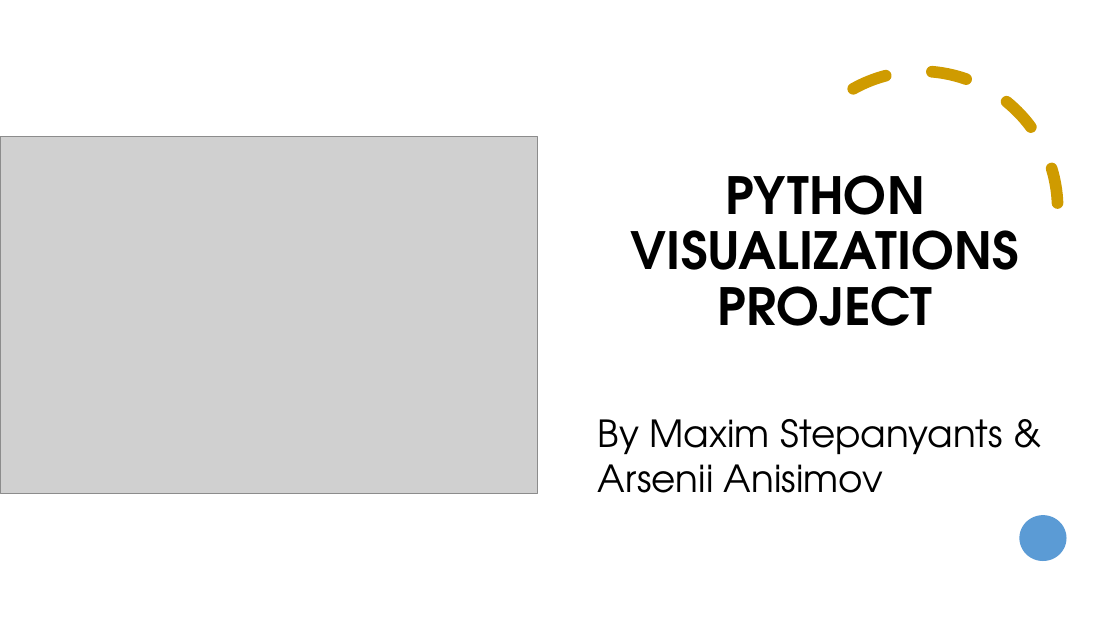
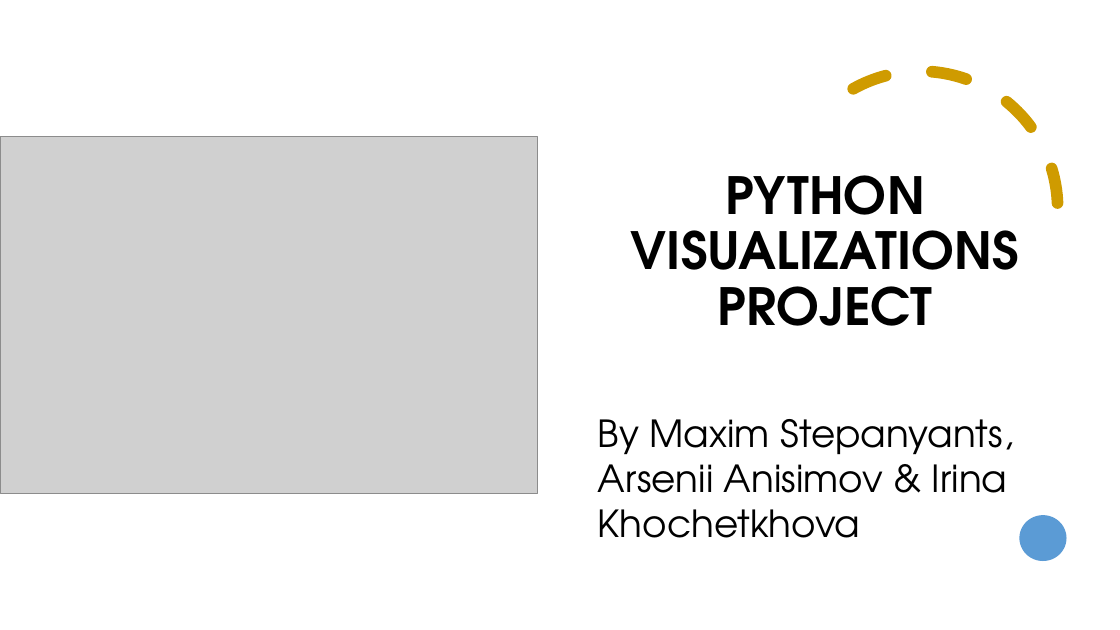
Before and after one commit to robibistspark/py4viz, a slide deck: slide 1 of py4viz slides.pptx. Drawn at 1120x630 pixels with LibreOffice and Linux fonts; fonts in the diff are those of the drawing; grey boxes stand for pictures. Boxes give left, top, right and bottom in pixels: in the first picture for what was removed or moved away, otherwise in the second. Text is boxed around its words. In the diff, an @@ line names an element or a change of style, - is before the commit and + after.

```diff
--- a/py4viz slides.pptx
+++ b/py4viz slides.pptx
@@ text at (x1=598, y1=419, x2=1013, y2=538): text changed @@
-By Maxim Stepanyants &
-Arsenii Anisimov
+By Maxim Stepanyants,
+Arsenii Anisimov & Irina Khochetkhova
```
Also in this commit, not shown: 2 other slides changed.
